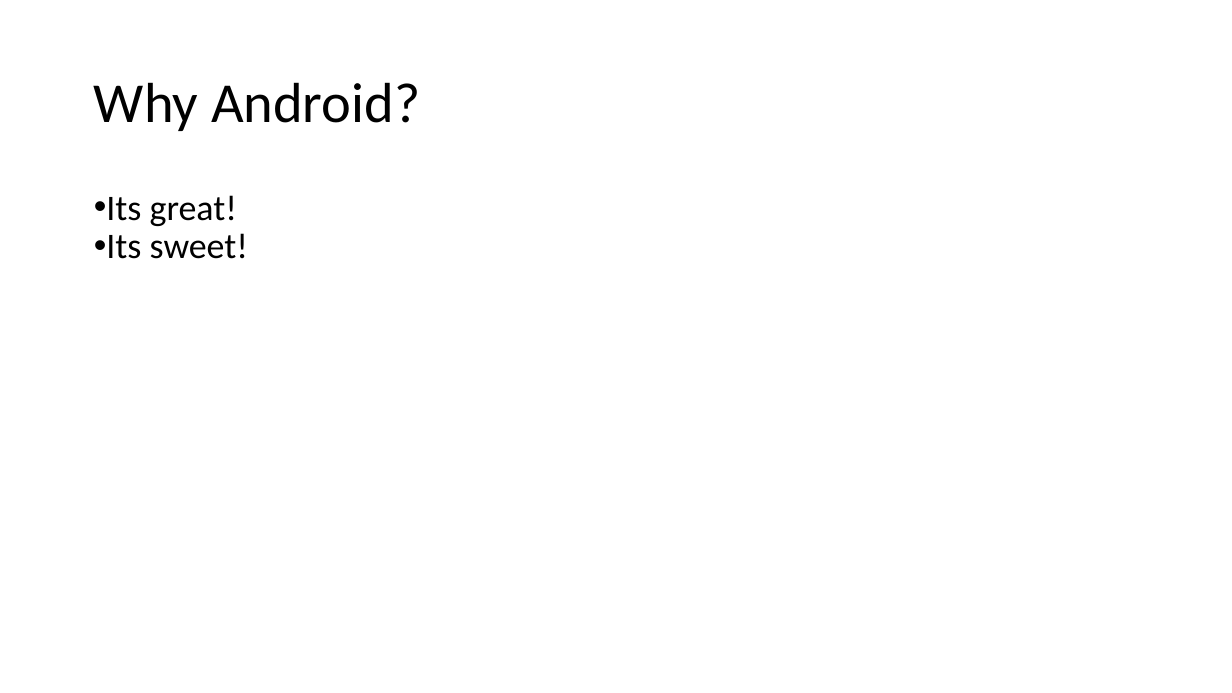
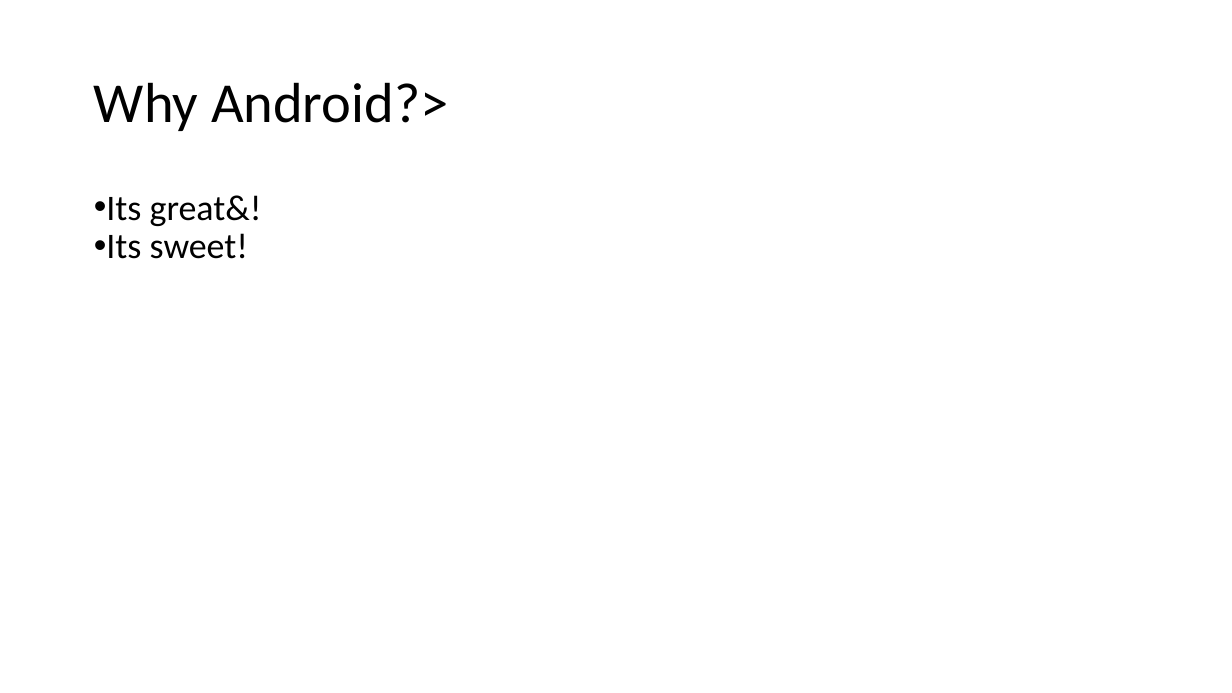
Before and after one commit to isabella232/powerpoint, a slide deck: slide 11 of samples/pptx/sample.pptx. Drawn at 1232x693 pixels with LibreOffice and Linux fonts; fonts in the diff are those of the drawing. Boxes give left, top, right and bottom in pixels: in the first picture for what was removed or moved away, otherwise in the second. Text is boxed around its words. In the diff, an @@ line names an element or a change of style, - is before the commit and + after.

```diff
--- a/samples/pptx/sample.pptx
+++ b/samples/pptx/sample.pptx
@@ title at box(94, 82, 448, 131): text changed @@
-Why Android?
+Why Android?>
@@ text at box(106, 195, 262, 226): text changed @@
-• Its great!
+• Its great&!
```
Also in this commit, not shown: 12 other slides changed, 7 other files.
